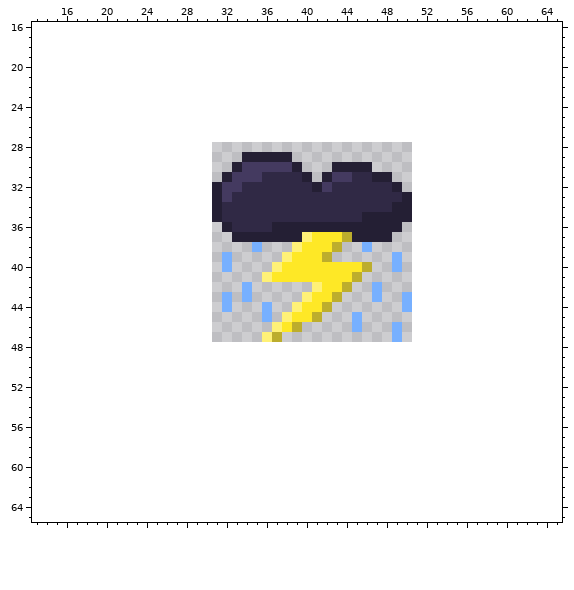
Sprite sheet -- SDP/obstacles/Thunder.png. Above is the file before it was changed.
The file is 20x20 pixels. Shown: x 13..65, y 16..65. The old version is drawn lined up with the new one, on the new canvas.
New version:
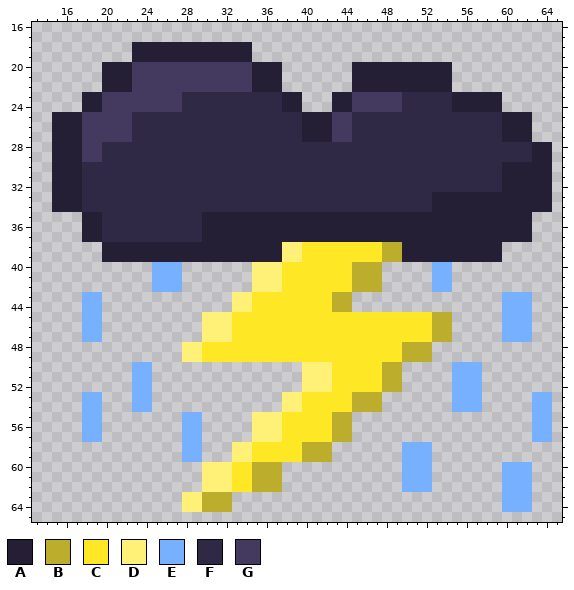
Palette (. is transparent): A #241f34  B #bcad2d  C #fee826  D #fff177  E #77b0ff  F #302945  G #443a60
Change:
canvas 20x20 -> 80x80, the old top-left corner now at 31,28
Changed rows in their new state; - is an unchanged pixel.
first column x 15:
18 --------AAAAAAAAAAAA------------------------------
19 --------AAAAAAAAAAAA------------------------------
20 -----AAAGGGGGGGGGGGGAAA-------AAAAAAAAAA----------
21 -----AAAGGGGGGGGGGGGAAA-------AAAAAAAAAA----------
22 -----AAAGGGGGGGGGGGGAAA-------AAAAAAAAAA----------
23 ---AAGGGGGGGGFFFFFFFFFFAA---AAGGGGGFFFFFAAAAA-----
24 ---AAGGGGGGGGFFFFFFFFFFAA---AAGGGGGFFFFFAAAAA-----
25 AAAGGGGGFFFFFFFFFFFFFFFFFAAAGGFFFFFFFFFFFFFFFAAA--
26 AAAGGGGGFFFFFFFFFFFFFFFFFAAAGGFFFFFFFFFFFFFFFAAA--
27 AAAGGGGGFFFFFFFFFFFFFFFFFAAAGGFFFFFFFFFFFFFFFAAA--
28 AAAGGFFFFFFFFFFFFFFFFFFFFFFFFFFFFFFFFFFFFFFFFFFFAA
29 AAAGGFFFFFFFFFFFFFFFFFFFFFFFFFFFFFFFFFFFFFFFFFFFAA
30 AAAFFFFFFFFFFFFFFFFFFFFFFFFFFFFFFFFFFFFFFFFFFAAAAA
31 AAAFFFFFFFFFFFFFFFFFF----FFFFF--FFFFFFFFFFFFFAAAAA
32 AAAFFFFFFFFFFFFFFFF-------FF------FFFFFFFFFFFAAAAA
33 AAAFFFFFFFFFFFFFFF-----------------FFFAAAAAAAAAAAA
34 AAAFFFFFFFFFFFFFF-----------------FFFFAAAAAAAAAAAA
35 ---AAFFFFFFFFFFA-AAAAAAAAAAAAAA-----AAAAAAAAAAAA--
36 ---AAFFFFFFFFFFAA-AAAA-------------AAAAAAAAAAAAA--
37 ---AAFFFFFFFFFFAAA-------AAAAA----AAAAAAAAAAAAAA--
38 -----AAAAAAAAAAAAAAAAAAD----CCCCCBBAAAAAAAAAA-----
39 -----AAAAAAAAAAAAAAAAAA-D--CCCCCCBBAAAAAAAAAA-----
40 ----------EEE----.--DD--------B-B-.---EE----------
41 ----------EEE-------D-D--------BB-----EE----------
42 ----------EEE------.DDDCCCC--CBBB-----EE----------
43 ---EE------------.DDCCCCCC---B--.--.---------EEE--
44 ---EE------------.DDCCCCC--CBB-----.---------EEE--
45 ---EE----------DDDCCCCCC--CCCCCCCCCCCCBB-----EEE--
46 ---EE----------DDDCCCCC-CCCCCCCCCCCCCCBB-----EEE--
47 ---EE----------DDDCCCCCCCCCCCCCCCCCCCCBB-----EEE--
48 -------------DDCCCCCCCCCCCCCCCCCCCCBBB------------
49 -------------DDCCCCCCCCCCCCCCCCCCCCBBB------------
50 --------EE---------------DDDCCCCCBB-----EEE-------
51 --------EE---------------DDDCCCCCBB-----EEE-------
52 --------EE---------------DDDCCCCCBB-----EEE-------
53 ---EE---EE-------------DDCCCCCBBB-------EEE-----EE
54 ---EE---EE-------------DDCCCCCBBB-------EEE-----EE
55 ---EE--------EE-----DDDCCCCCBB------------------EE
56 ---EE--------EE-----DDDCCCCCBB------------------EE
57 ---EE--------EE-----DDDCCCCCBB------------------EE
58 -------------EE---DDCCCCCBBB-------EEE------------
59 -------------EE---DDCCCCCBBB-------EEE------------
60 ---------------DDDCCBBB------------EEE-------EEE--
61 ---------------DDDCCBBB------------EEE-------EEE--
62 ---------------DDDCCBBB------------EEE-------EEE--
63 -------------DDBBB---------------------------EEE--
64 -------------DDBBB---------------------------EEE--
